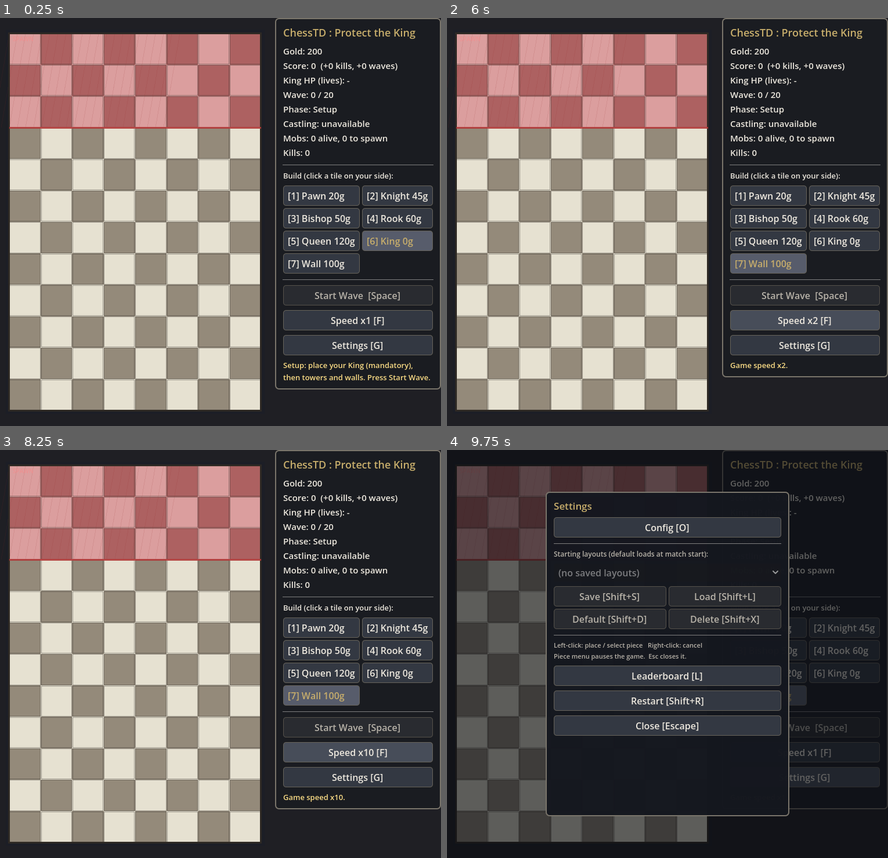
Above: before the commit, frames 1-4 (two rows, left to right).
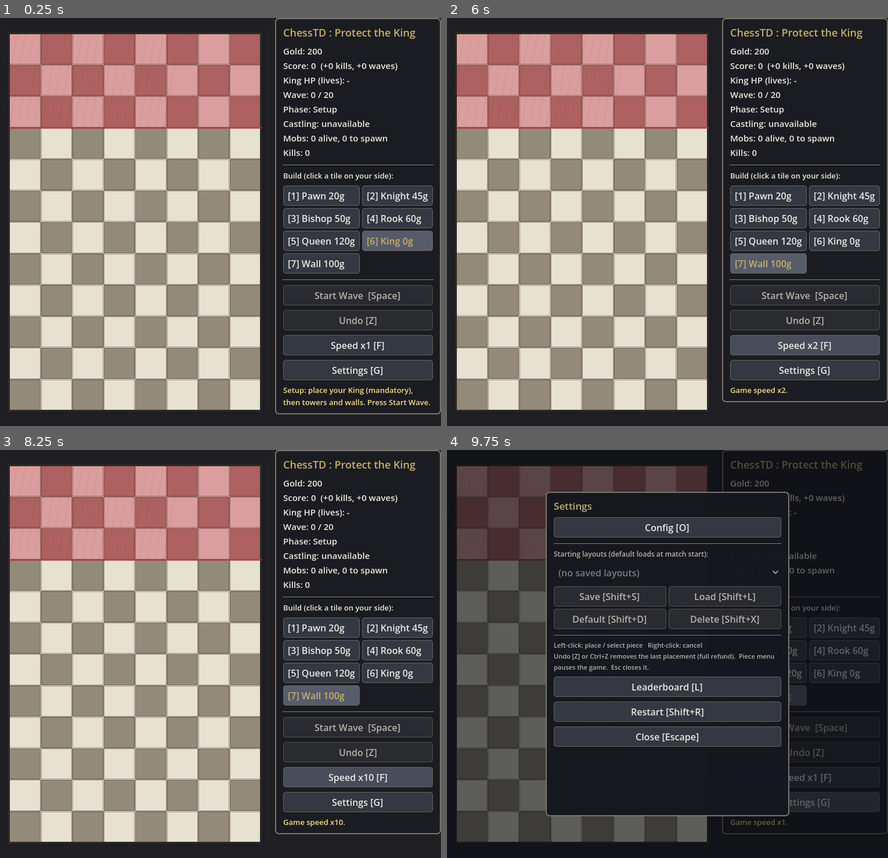
Above: after the commit, the same moments.

Repository: mhaiprojects/ChessTD-Protect-the-King
Game: Godot game, scene res://scenes/main.tscn
Same seed, same stepped clock (60 frames per second), same inputs: the game is played once before the commit and once after it.
Inputs:
- Up to frame 1 (0.25 s): no input
- Up to frame 2 (6 s): click "[1] Pawn 20g" at 0.5 s; click "[2] Knight 45g" at 1.25 s; click "[3] Bishop 50g" at 2 s; click "[4] Rook 60g" at 2.75 s; click "[5] Queen 120g" at 3.5 s; click "[6] King 0g" at 4.25 s; click "[7] Wall 100g" at 5 s; click "Speed x1 [F]" at 5.75 s
- Up to frame 3 (8.25 s): click "Speed x2 [F]" at 6.5 s; click "Speed x3 [F]" at 7.25 s; click "Speed x5 [F]" at 8 s
- Up to frame 4 (9.75 s): click "Speed x10 [F]" at 8.75 s; click "Settings [G]" at 9.5 s

The runs differ from the first frame. In frame 1, 2.5% of the frame differs, in the area x 62-100%, y 73-98%; in frame 2, 3.6%; in frame 3, 3.6%; in frame 4, 6.8%, in the area x 24-100%, y 49-95%.

Commit message:
2026-11-18 21:06 AEDT: Undo last placement during build phases [Z]
What:
- game.gd: LIFO _placement_undo_stack records successful place() in SETUP/BETWEEN;
  undo_last_placement() full-refunds p.spent (including upgrades); can_undo();
  stack cleared on reset(), start_wave(), perform_castle(). Layout apply_layout
  records each place() (documented in code comment).
- config/settings.json keys.undo = Z; help_text mentions Undo/Ctrl+Z.
- config.gd matches_undo() for Z and Ctrl+Z (no conflict with Shift combos).
- ui.gd: Undo [Z] button under Start Wave; disabled when can_undo() false.
- tests: LIFO, refund math, wave block, stale-after-sell, UI/Z/Ctrl+Z.
- README: Z / Ctrl+Z control row.

Why:
Fast correction of mis-clicks during setup without sell penalty.

Files: scripts/game.gd, scripts/config.gd, scripts/ui.gd, config/settings.json,
        tests/test_runner.gd, README.md

How to test:
  godot --headless --path . --quit
  godot --headless --path . --script res://tests/test_runner.gd
  Place towers, press Z; start wave — undo disabled.

Co-authored-by: Cursor <cursoragent@cursor.com>

Diff:
--- a/config/settings.json
+++ b/config/settings.json
@@ -21,17 +21,31 @@
 		"max_h": 4
 	},
 	"speed": {
-		"options": [1.0, 2.0, 3.0, 5.0, 10.0],
+		"options": [
+			1.0,
+			2.0,
+			3.0,
+			5.0,
+			10.0
+		],
 		"max_sim_step": 0.0333333333,
 		"max_frame_delta": 0.25
 	},
 	"ui": {
 		"title": "ChessTD : Protect the King",
 		"hud_min_width": 228,
-		"help_text": "Left-click: place / select piece   Right-click: cancel\nPiece menu pauses the game.  Esc closes it."
+		"help_text": "Left-click: place / select piece   Right-click: cancel\nUndo [Z] or Ctrl+Z removes the last placement (full refund).  Piece menu pauses the game.  Esc closes it."
 	},
 	"keys": {
-		"build": ["1", "2", "3", "4", "5", "6", "7"],
+		"build": [
+			"1",
+			"2",
+			"3",
+			"4",
+			"5",
+			"6",
+			"7"
+		],
 		"upgrade": "U",
 		"sell": "S",
 		"sell_alt": "Delete",
@@ -47,6 +61,7 @@
 		"layout_load": "Shift+L",
 		"layout_default": "Shift+D",
 		"layout_delete": "Shift+X",
-		"restart": "Shift+R"
+		"restart": "Shift+R",
+		"undo": "Z"
 	}
 }
--- a/scripts/config.gd
+++ b/scripts/config.gd
@@ -129,6 +129,17 @@
 		return false
 	return event.keycode == _keycode_from_token(name) or event.physical_keycode == _keycode_from_token(name)
 
+
+
+
+static func matches_undo(event: InputEventKey) -> bool:
+	if not event.pressed or event.echo:
+		return false
+	if matches_key(event, "undo"):
+		return true
+	if event.ctrl_pressed and not event.shift_pressed and not event.alt_pressed and not event.meta_pressed:
+		return event.keycode == KEY_Z or event.physical_keycode == KEY_Z
+	return false
 
 static func build_hotkey_index(event: InputEventKey) -> int:
 	ensure_loaded()
--- a/scripts/game.gd
+++ b/scripts/game.gd
@@ -90,6 +90,9 @@
 var last_message := ""
 var _match_recorded := false
 var castling_used := false
+## LIFO stack of placements during SETUP/BETWEEN (type + cell). Cleared on wave start,
+## reset, and castling. Layout load via apply_layout records each place() call.
+var _placement_undo_stack: Array = []
 var rng := RandomNumberGenerator.new()
 var astar := AStarGrid2D.new()
 var _tiles_cache: Dictionary = {}
@@ -169,6 +172,7 @@
 	match_result = ""
 	_match_recorded = false
 	castling_used = false
+	_placement_undo_stack.clear()
 	set_speed_index(speed_index)
 	_board_changed()
 	_msg("Setup: place your King (mandatory), then towers and walls. Press Start Wave.")
@@ -429,9 +433,48 @@
 	pieces[c] = p
 	if type == P.KING:
 		king_cell = c
+	if phase == Phase.SETUP or phase == Phase.BETWEEN:
+		_placement_undo_stack.append({"type": type, "cell": c})
 	_board_changed()
 	_msg("Placed %s." % P.NAMES[type])
 	return true
+
+
+func can_undo() -> bool:
+	if phase == Phase.WAVE:
+		return false
+	for i in range(_placement_undo_stack.size() - 1, -1, -1):
+		var e: Dictionary = _placement_undo_stack[i]
+		var c: Vector2i = e.cell
+		var p = pieces.get(c)
+		if p != null and p.type == int(e.type):
+			return true
+	return false
+
+
+func undo_last_placement() -> bool:
+	if phase == Phase.WAVE:
+		_msg("Can't undo during a wave.")
+		return false
+	while _placement_undo_stack.size() > 0:
+		var e: Dictionary = _placement_undo_stack.pop_back()
+		var c: Vector2i = e.cell
+		var p = pieces.get(c)
+		if p == null or p.type != int(e.type):
+			continue
+		var refund: int = p.spent
+		var tname: String = P.NAMES[p.type]
+		pieces.erase(c)
+		if p.type == P.KING:
+			king_cell = Vector2i(-1, -1)
+		if selected == c:
+			selected = Vector2i(-1, -1)
+		gold += refund
+		_board_changed()
+		_msg("Undid %s (+%d gold)." % [tname, refund])
+		return true
+	_msg("Nothing to undo.")
+	return false
 
 
 func upgrade(c: Vector2i) -> bool:
@@ -540,6 +583,7 @@
 	pieces[king_c] = r
 	king_cell = rook_c
 	castling_used = true
+	_placement_undo_stack.clear()
 	if selected == king_c:
 		selected = rook_c
 	elif selected == rook_c:
@@ -590,6 +634,7 @@
 	spawn_timer = 0.0
 	phase = Phase.WAVE
 	build_type = -1
+	_placement_undo_stack.clear()
 	_msg("Wave %d: %d mobs incoming!" % [wave, spawn_left])
 	return true
 
@@ -984,6 +1029,8 @@
 			start_wave()
 		elif CFG.matches_key(event, "castle"):
 			try_castle()
+		elif CFG.matches_undo(event):
+			undo_last_placement()
 		elif CFG.matches_key(event, "cancel"):
 			var ui = get_parent().get_node_or_null("UI")
 			if ui != null and ui.has_method("piece_options_open") and ui.piece_options_open():
--- a/scripts/ui.gd
+++ b/scripts/ui.gd
@@ -19,6 +19,7 @@
 var lbl_help: Label
 var build_buttons := {}
 var btn_start: Button
+var btn_undo: Button
 var btn_upgrade: Button
 var btn_sell: Button
 var btn_restart: Button
@@ -130,6 +131,9 @@
 	btn_start = _button(start_button_text())
 	btn_start.pressed.connect(func(): game.start_wave())
 	v.add_child(btn_start)
+	btn_undo = _button(undo_button_text())
+	btn_undo.pressed.connect(_on_undo)
+	v.add_child(btn_undo)
 	btn_speed = _button(speed_button_text())
 	btn_speed.pressed.connect(_on_speed)
 	v.add_child(btn_speed)
@@ -171,6 +175,10 @@
 	return "Start Wave  [%s]" % CFG.key_label("start_wave")
 
 
+func undo_button_text() -> String:
+	return "Undo [%s]" % CFG.key_label("undo")
+
+
 func config_button_text() -> String:
 	return "Config [%s]" % CFG.key_label("config")
 
@@ -190,6 +198,8 @@
 func refresh_action_labels() -> void:
 	if btn_start != null:
 		btn_start.text = start_button_text()
+	if btn_undo != null:
+		btn_undo.text = undo_button_text()
 	if btn_speed != null:
 		btn_speed.text = speed_button_text()
 	if btn_settings != null:
@@ -221,6 +231,10 @@
 		lbl_help.text = str(ui_cfg.get("help_text", lbl_help.text))
 
 
+func _on_undo() -> void:
+	game.undo_last_placement()
+
+
 func _on_speed() -> void:
 	game.cycle_speed()
 	btn_speed.text = speed_button_text()
@@ -888,6 +902,10 @@
 			elif CFG.matches_key(event, "castle"):
 				_dialog_castle()
 				get_viewport().set_input_as_handled()
+			return
+		if CFG.matches_undo(event):
+			game.undo_last_placement()
+			get_viewport().set_input_as_handled()
 			return
 		if CFG.matches_key(event, "settings"):
 			toggle_settings_dialog()
@@ -978,6 +996,8 @@
 			build_locked or game.gold < P.COST[t] or (t == P.KING and game.has_king())
 		)
 	btn_start.disabled = not (game.phase == game.Phase.SETUP or game.phase == game.Phase.BETWEEN) or not game.has_king()
+	if btn_undo != null:
+		btn_undo.disabled = not game.can_undo()
 	btn_speed.text = speed_button_text()
 	var has_sel := selected_layout_name() != ""
 	btn_layout_load.disabled = not has_sel or game.phase != game.Phase.SETUP
--- a/tests/test_runner.gd
+++ b/tests/test_runner.gd
@@ -100,6 +100,8 @@
 	print("== Placement / setup ==")
 	test_placement()
 	await test_build_locked_during_wave_ui()
+	test_undo_placement()
+	await test_undo_ui()
 	test_tower_adjacency()
 	test_path_validation()
 	print("== Mob types ==")
@@ -321,6 +323,59 @@
 	scene.queue_free()
 	await process_frame
 
+
+
+func test_undo_placement() -> void:
+	var g = new_game()
+	var g0: int = g.gold
+	check(g.place(P.KING, Vector2i(3, 11)) and g.gold == g0, "King placement free")
+	check(g.place(P.ROOK, Vector2i(3, 8)) and g.gold == g0 - 60, "Rook costs 60")
+	check(g.place(P.PAWN, Vector2i(5, 7)) and g.gold == g0 - 80, "Second piece placed")
+	g.upgrade(Vector2i(3, 8))
+	var spent_rook: int = g.pieces[Vector2i(3, 8)].spent
+	check(g.undo_last_placement() and not g.pieces.has(Vector2i(5, 7)), "Undo LIFO removes Pawn")
+	check(g.gold == g0 - spent_rook, "Undo refunds last piece only")
+	check(g.undo_last_placement() and not g.pieces.has(Vector2i(3, 8)), "Undo removes Rook with upgrades refunded")
+	check(g.gold == g0, "Full spent returned on Rook undo")
+	check(g.undo_last_placement() and not g.has_king(), "Undo King clears king_cell")
+	check(g.gold == g0, "King undo refunds 0 spent but restores gold")
+	g.place(P.KING, Vector2i(3, 11))
+	g.place(P.WALL, Vector2i(2, 8))
+	g.sell(Vector2i(2, 8))
+	check(g.can_undo(), "Stale sold wall skipped; King still undoable")
+	check(g.undo_last_placement() and not g.has_king(), "Undo skips stale entry after sell")
+	g.start_wave()
+	check(not g.undo_last_placement(), "Undo rejected during wave")
+	g.spawn_left = 0
+	g.mobs.clear()
+	g.step(0.05)
+	check(not g.undo_last_placement(), "Stack cleared on start_wave — nothing from setup")
+	g.free()
+
+
+func test_undo_ui() -> void:
+	var scene = load("res://scenes/main.tscn").instantiate()
+	root.add_child(scene)
+	await process_frame
+	var g = scene.get_node("Game")
+	var ui = scene.get_node("UI")
+	check(ui.btn_undo.text == "Undo [Z]", "Undo button label")
+	check(ui.btn_undo.disabled, "Undo disabled with empty stack")
+	g.place(P.KING, Vector2i(3, 11))
+	g.place(P.ROOK, Vector2i(3, 8))
+	await process_frame
+	check(not ui.btn_undo.disabled, "Undo enabled after placements")
+	var key := InputEventKey.new()
+	key.pressed = true
+	key.keycode = KEY_Z
+	ui._unhandled_input(key)
+	check(not g.pieces.has(Vector2i(3, 8)), "Z undoes via UI input")
+	key.ctrl_pressed = true
+	ui._unhandled_input(key)
+	check(not g.pieces.has(Vector2i(3, 11)), "Ctrl+Z undoes King")
+	scene.queue_free()
+	await process_frame
+	check(CFG.key_label("undo") == "Z", "Undo key in settings")
 
 func test_tower_adjacency() -> void:
 	var g = new_game()
